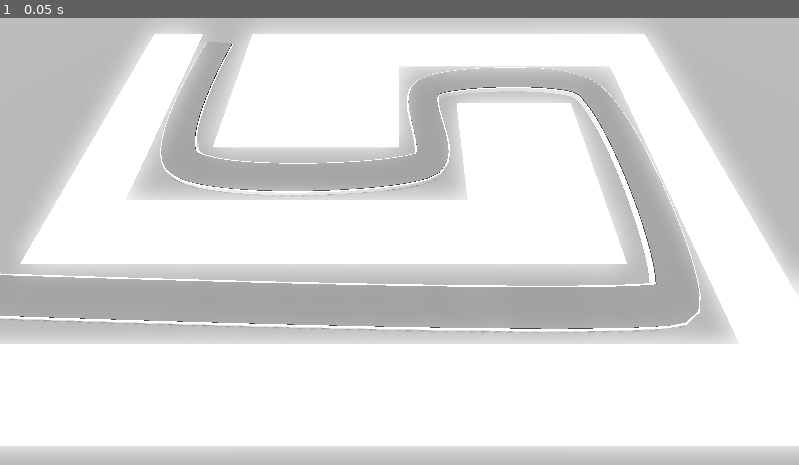
Above: before the commit, frame 1.
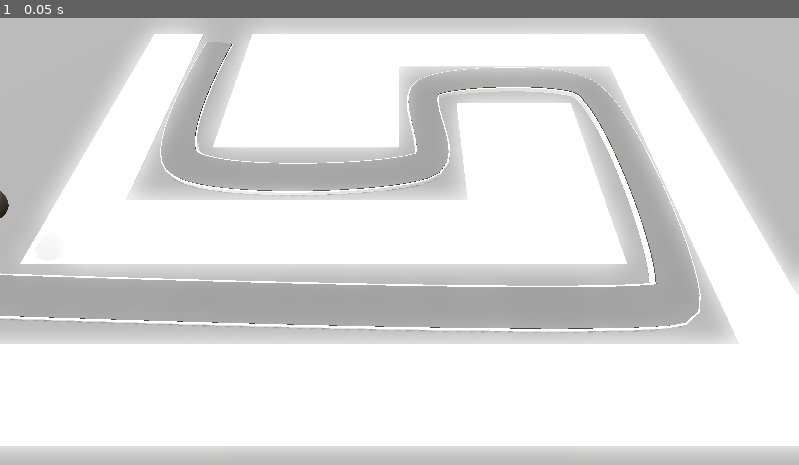
Above: after the commit, the same moment.

Repository: fbcs-jourdan/Barbarian-Blaster
Game: Godot game, scene res://base_level.tscn
Same seed, same stepped clock (60 frames per second), same inputs: the game is played once before the commit and once after it.
Inputs:
- Up to frame 1 (0.05 s): no input

The runs differ from the first frame. In frame 1, less than 0.1% of the frame differs, in the area x 0-2%, y 38-45%.

Commit message:
create enemy and path3d

Diff:
--- /dev/null
+++ b/barbarian-blaster/Enemy/enemy.gd
@@ -0,0 +1,13 @@
+extends PathFollow3D
+
+## The speed in m/s the enemy will move
+@export var speed := 10.0
+
+# Called when the node enters the scene tree for the first time.
+func _ready() -> void:
+	pass # Replace with function body.
+
+
+# Called every frame. 'delta' is the elapsed time since the previous frame.
+func _process(delta: float) -> void:
+	progress += speed * delta
--- /dev/null
+++ b/barbarian-blaster/Enemy/enemy.tscn
@@ -0,0 +1,13 @@
+[gd_scene load_steps=2 format=3 uid="uid://po5q17b0v621"]
+
+[sub_resource type="CapsuleMesh" id="CapsuleMesh_xjnqo"]
+radius = 1.0
+height = 3.0
+
+[node name="Enemy" type="PathFollow3D"]
+transform = Transform3D(-0.03631227, 0, -0.9993379, 0, 0.999999, 0, 0.9993373, 0, -0.036312293, 0, 0, 0)
+loop = false
+
+[node name="MeshInstance3D" type="MeshInstance3D" parent="."]
+transform = Transform3D(1, 0, -7.450581e-09, 0, 0.9999999, 0, 7.450581e-09, 0, 1, -3.2620263, 4.1175156, -2.796003)
+mesh = SubResource("CapsuleMesh_xjnqo")
--- a/barbarian-blaster/base_level.tscn
+++ b/barbarian-blaster/base_level.tscn
@@ -1,6 +1,7 @@
-[gd_scene load_steps=9 format=3 uid="uid://b0hp12i56too8"]
+[gd_scene load_steps=10 format=3 uid="uid://b0hp12i56too8"]
 
 [ext_resource type="MeshLibrary" uid="uid://5x7oriesm1n5" path="res://MeshLibraries/space_library.tres" id="1_bo3yr"]
+[ext_resource type="PackedScene" uid="uid://po5q17b0v621" path="res://Enemy/enemy.tscn" id="2_5vx1e"]
 
 [sub_resource type="ProceduralSkyMaterial" id="ProceduralSkyMaterial_bo3yr"]
 sky_top_color = Color(0.9, 0.9, 0.9, 1)
@@ -103,3 +104,6 @@
 path_u_distance = 1.0
 path_joined = false
 material = SubResource("StandardMaterial3D_eesb3")
+
+[node name="Enemy" parent="Path3D" instance=ExtResource("2_5vx1e")]
+transform = Transform3D(-0.036311988, 0, -0.9993333, 0, 0.9999942, 0, 0.9993295, 0, -0.036312126, -21.707115, 0, 5.6609335)
Not shown, added: barbarian-blaster/Enemy/enemy.gd.uid
